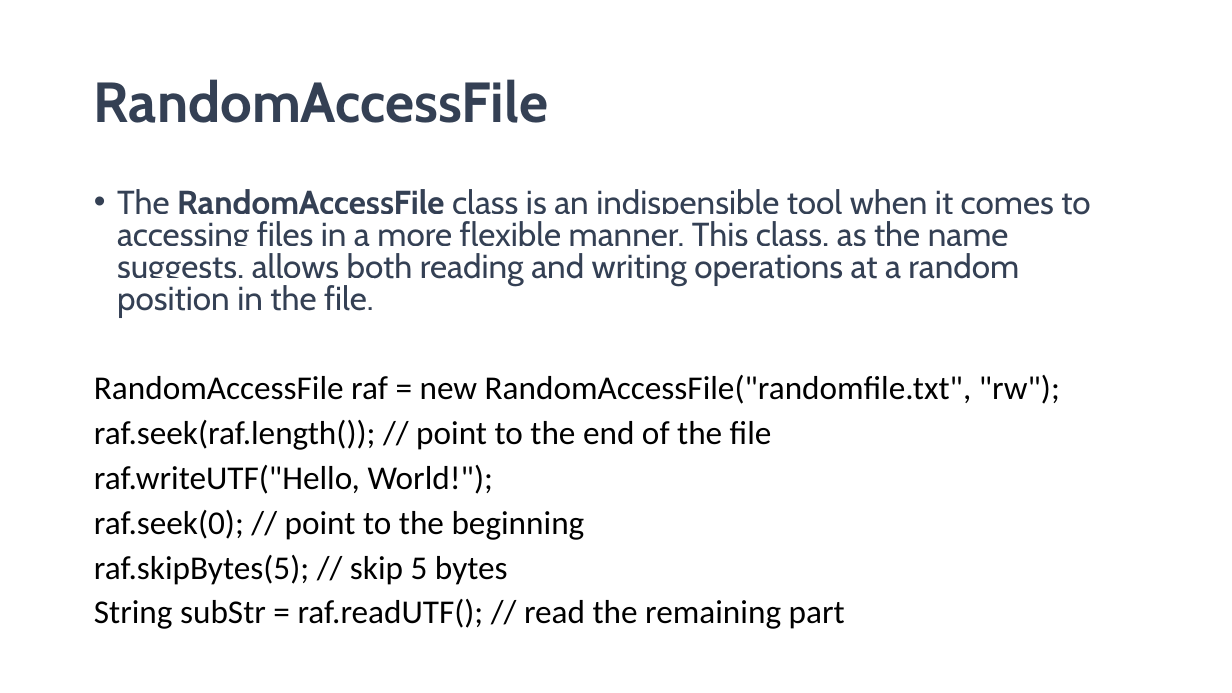
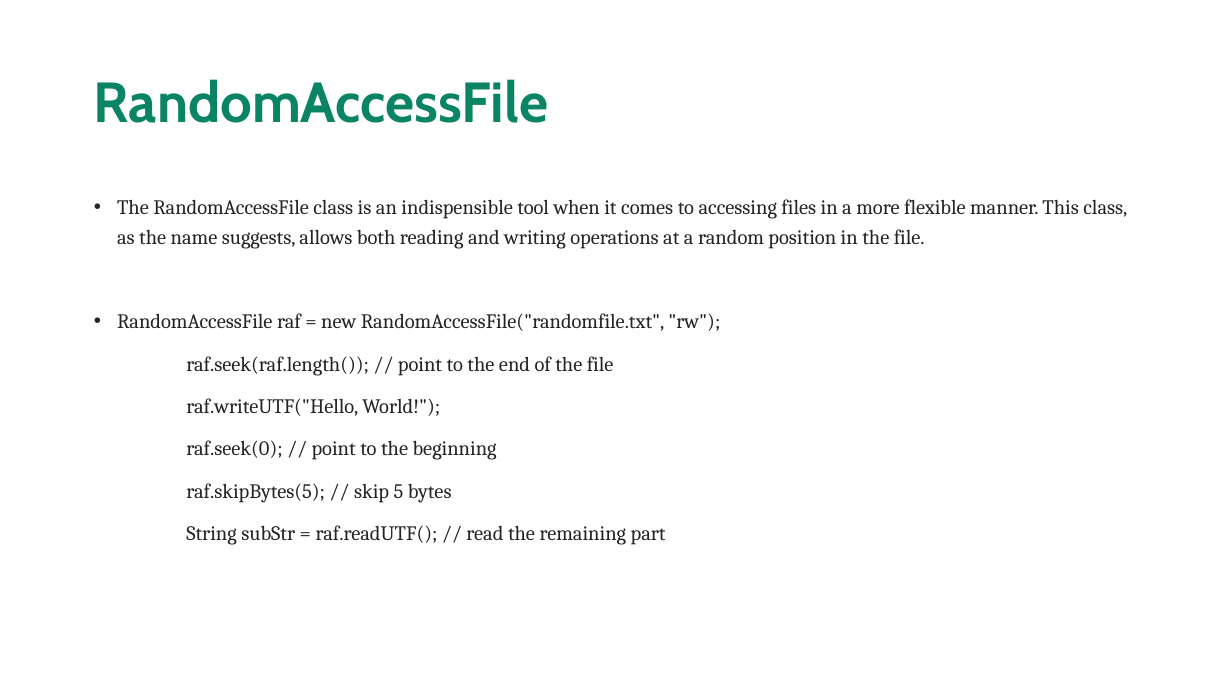
Before and after one commit to maddireddy/Core-Java, a slide deck: slide 180 of Notes/Core_Java.pptx (slide 179 before the commit). Drawn at 1232x693 pixels with LibreOffice and Linux fonts; fonts in the diff are those of the drawing. Boxes give left, top, right and bottom in pixels: in the first picture for what was removed or moved away, otherwise in the second. Text is boxed around its words. In the diff, an @@ line names an element or a change of style, - is before the commit and + after.

```diff
--- a/Notes/Core_Java.pptx
+++ b/Notes/Core_Java.pptx
@@ title "RandomAccessFile" at <box>94,79,548,123</box>: text colour #344054 to #0A8464, highlight #FFFFFF to none @@
@@ text "The RandomAccessFile class is an ..." at <box>117,199,1127,545</box>: size 25.9 to 16 pt; font Cabin to Cambria, text colour #344054 to #242424, highlight #FFFFFF to none in "The RandomAccessFile class is an indispensible tool ..."; bold off in "RandomAccessFile"; font Calibri to Cambria, text colour #000000 to #242424 in "RandomAccessFile raf = new RandomAccessFile("randomfile.txt" ...", "raf.seek(raf.length()); // point to the end of ...", "raf.writeUTF("Hello, World!");", "raf.seek(0); // point to the beginning" and 2 more places; line spacing 0.8 to 1.2; bullet none to • @@
```
Also in this commit, not shown: 16 other slides changed, 2 slides added.
